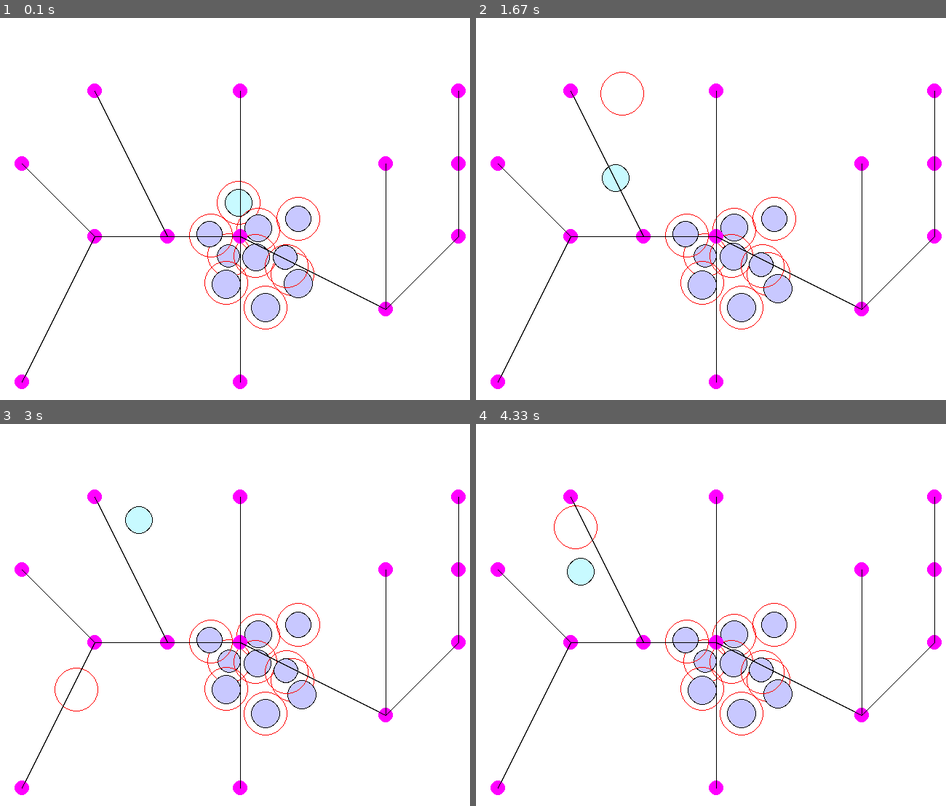
Above: before the commit, frames 1-4 (two rows, left to right).
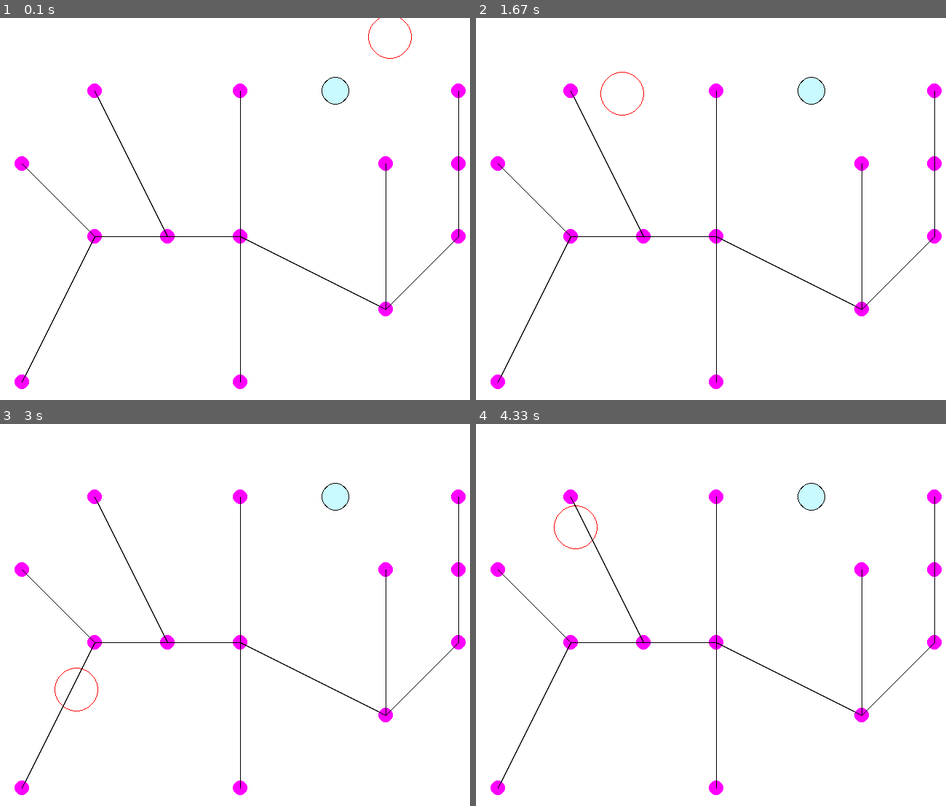
Above: after the commit, the same moments.

Repository: vicalbiter/crsim
Game: pygame game, started from main.py
The game is run twice, just before and just after one commit, with the same random seed, the same clock (stepped at 60 frames per second) and the same inputs. The source is Python 2; it was converted automatically to run under Python 3.
Inputs (mouse positions are in pixels of both pictures, inside the frame that each line leads up to):
- Up to frame 1 (0.1 s): no input
- Up to frame 2 (1.67 s): right-click (537, 170) at 0.38 s; click (800, 82) at 0.72 s; right-click (621, 94) at 1.55 s
- Up to frame 3 (3 s): right-click (75, 691) at 2.72 s
- Up to frame 4 (4.33 s): right-click (574, 527) at 3.95 s

The runs differ from the first frame. In frame 1, 3.8% of the frame differs, in the area x 40-88%, y 0-82%; in frame 2, 3.8%; in frame 3, 3.8%; in frame 4, 3.8%.

Commit message:
Add first methods for pathfinding along the graph

Diff:
--- a/main.py
+++ b/main.py
@@ -17,15 +17,44 @@
         if dir.length() > 3:
             self.pos = self.pos + speed*dir.normalize()
 
+    def findPath(self, navgraph):
+        posclosest = findClosestPoint(self.pos, navgraph)
+        tarclosest = findClosestPoint(self.target, navgraph)
+        path = astar(Node(None, posclosest), Node(None, tarclosest), navgraph)
+        return path
+
+    def astar(initial, goal, graph):
+        q = []
+
+    def findClosestPoint(self, pos, navgraph):
+        closest = Vector2(navgraph.gpoints[0])
+        cdistance = pos.distance_to(closest)
+        for p in navgraph.gpoints:
+            vp = Vector2(p)
+            if pos.x != vp.x and pos.y != vp.y:
+                if pos.distance_to(vp) < cdistance:
+                    closest = vp
+                    cdistance = pos.distance_to(vp)
+        return closest
+
+class Node:
+    def __init__(self, parent, pos):
+        self.parent = parent
+        self.pos = pos
+
+
 class AgentGroup:
-    def __init__(self, n, w, h):
+    def __init__(self, n, w, h, navgraph):
         self.agents = []
         for i in range(n):
             a = Agent(int(uniform(15,20)))
-            a.pos = Vector2(uniform(300, 500), uniform(200, 400))
-            #a.target = Vector2(uniform(0, w), uniform(0, h))
-            a.target = Vector2(a.pos.x, a.pos.y)
+            a.pos = Vector2(uniform(0, w), uniform(0, h))
+            #a.pos = Vector2(uniform(300, 500), uniform(200, 400))
+            a.target = Vector2(uniform(0, w), uniform(0, h))
+            #a.target = Vector2(a.pos.x, a.pos.y)
             self.agents.append(a)
+            print a.findClosestPoint(a.pos, navgraph)
+            print a.findClosestPoint(a.target, navgraph)
 
         self.selected = self.agents[0]
 
@@ -72,6 +101,18 @@
         self.adjmatrix = adjmatrix
         self.gpoints = gpoints
 
+    def neighbors(self, vertex):
+        for i in range(len(self.gpoints)):
+            vp = Vector2(self.gpoints[i])
+            if vertex.x == vp.x and vertex.y == vp.y:
+                neighbors = []
+                for j in range(len(self.adjmatrix[i])):
+                    if self.adjmatrix[i][j] == 1:
+                        neighbors.append(self.gpoints[j])
+                    return neighbors
+        return None
+
+
     def drawGraph(self, screen):
         i = 0
         for i in range(len(self.gpoints)):
@@ -87,9 +128,6 @@
         self.w, self.h = 800, 600
         PygameHelper.__init__(self, size=(self.w, self.h), fill=((255,255,255)))
 
-        # Initiliaze list of agents
-        self.agents = AgentGroup(10, self.w, self.h)
-
         # Initialize navigation graph
         adjmatrix = [[1,1,0,0,0,0,0,0,0,0,0,0,0],[1,1,1,1,1,0,0,0,0,0,0,0,0],
         [0,1,1,0,0,0,0,0,0,0,0,0,0],[0,1,0,1,0,0,0,0,0,1,1,0,0],
@@ -102,9 +140,12 @@
         (700,300),(700,200),(700,100),(200,100),(200,300),(100,200),(100,500)]
         self.navgraph = NavGraph(adjmatrix, gpoints)
 
+        # Initiliaze list of agents
+        self.agents = AgentGroup(1, self.w, self.h, self.navgraph)
+
     def update(self):
         # Update position of agents
-        self.agents.updatePositions()
+        #self.agents.updatePositions()
 
         # Handle collisions between agents
         self.agents.handleCollisions()
Not shown, added: pygamehelper.pyc
